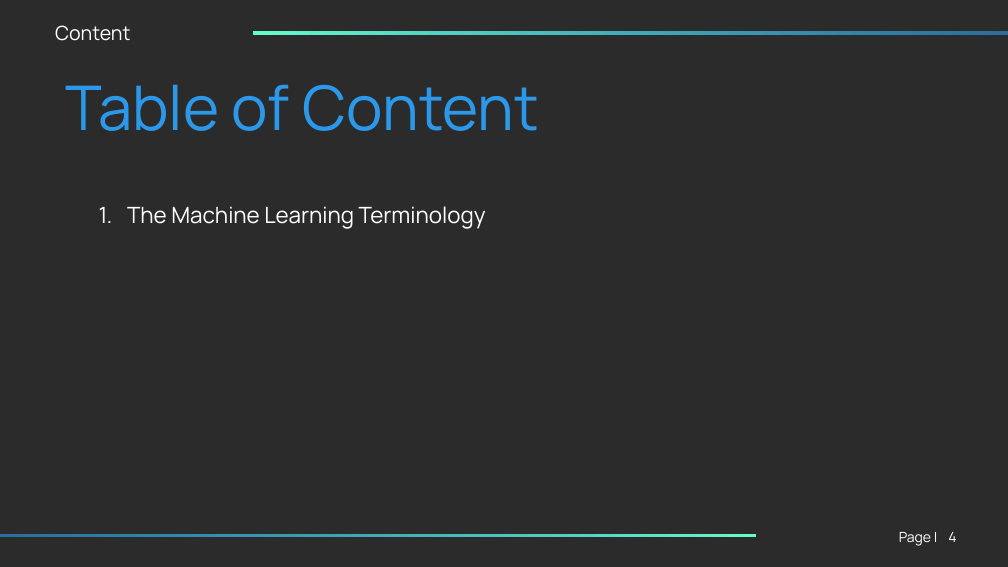
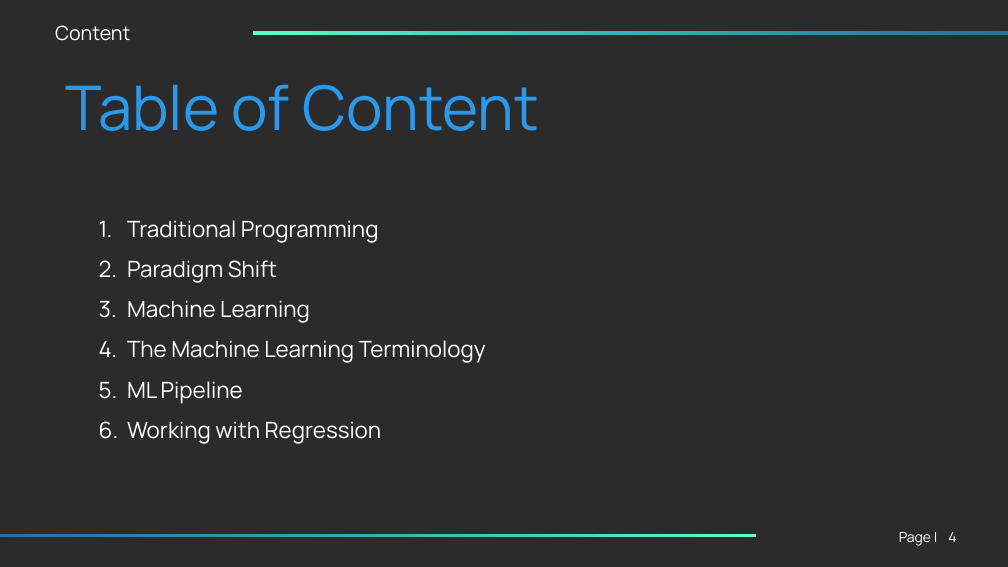
Before and after one commit to KMINDS-Org/INFERENCE-ITERATION-1-, a slide deck: slide 4 of Lvl1_1_ML_Starter_Pack/Class_1/Lvl_1_ML_Starter_Pack_Class_1.pptx. Drawn at 1008x567 pixels with LibreOffice and Linux fonts; fonts in the diff are those of the drawing; background and template pictures are left out; a plain dark background stands for a picture behind light text. Boxes give left, top, right and bottom in pixels: in the first picture for what was removed or moved away, otherwise in the second. Text is boxed around its words. In the diff, an @@ line names an element or a change of style, - is before the commit and + after.

```diff
--- a/Lvl1_1_ML_Starter_Pack/Class_1/Lvl_1_ML_Starter_Pack_Class_1.pptx
+++ b/Lvl1_1_ML_Starter_Pack/Class_1/Lvl_1_ML_Starter_Pack_Class_1.pptx
@@ text at (x1=127, y1=220, x2=379, y2=323): paragraphs added @@
+1. Traditional Programming
+2. Paradigm Shift
+3. Machine Learning
@@ text at (x1=127, y1=340, x2=486, y2=363): line spacing 1 to 1.5 @@
@@ text at (x1=127, y1=381, x2=382, y2=444): paragraphs added @@
+5. ML Pipeline
+6. Working with Regression
```
Also in this commit, not shown: 14 other slides changed, 31 slides added, 1 other file.
